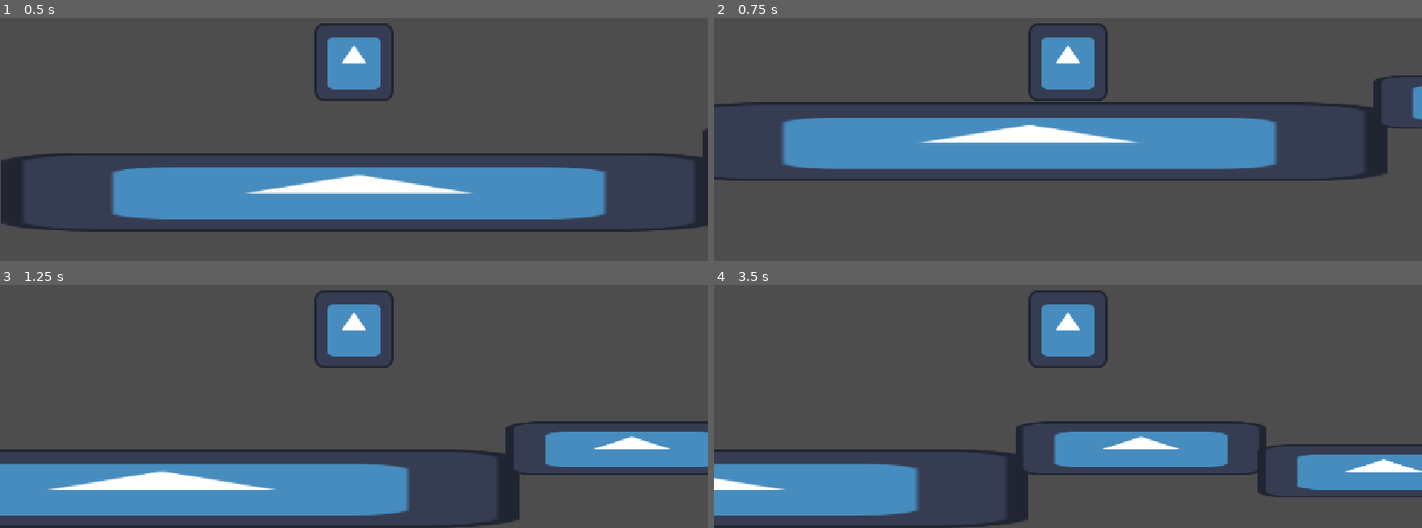
Above: before the commit, frames 1-4 (two rows, left to right).
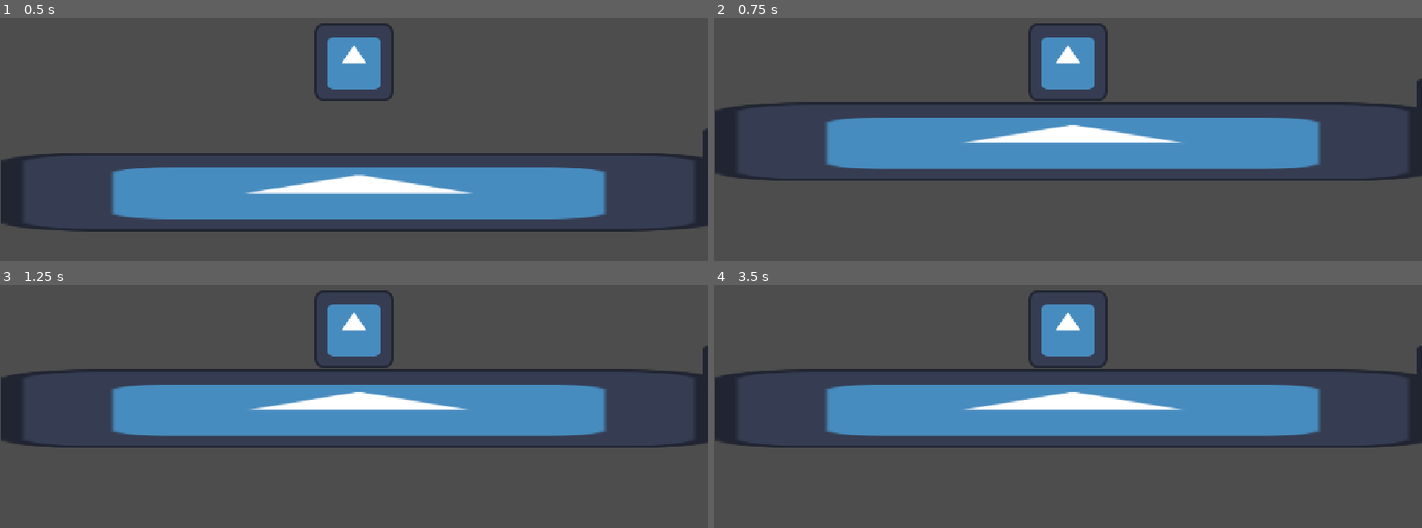
Above: after the commit, the same moments.

Repository: lucassillitoe/Steel_Jam_4_repo
Game: Godot game, scene res://Scenes/world.tscn
Same seed, same stepped clock (60 frames per second), same inputs: the game is played once before the commit and once after it. The engine's default icon, where the game draws it, is replaced by a stand-in: a white triangle on a blue panel in a dark square.
Inputs:
- Up to frame 1 (0.5 s): no input
- Up to frame 2 (0.75 s): tap Enter (ui_accept) at 0.5, 0.6 s; hold D (Right) from 0.53 s (still down)
- Up to frame 3 (1.25 s): keep holding D (Right); tap W (Jump) at 0.77, 0.8, 1.07 s
- Up to frame 4 (3.5 s): tap W (Jump) at 1.35, 1.52, 1.82, 2.3, 3.02, 3.32 s; tap Enter (ui_accept) at 1.55, 2.1, 2.85 s; release D (Right) at 2.03 s; hold A (Left) 2.03-2.78 s; hold D (Right) from 2.78 s (still down)

Frame 1 is identical in both runs. In frame 2, 6.8% of the frame differs, in the area x 0-100%, y 23-67%; in frame 3, 37%, in the area x 0-100%, y 25-100%; in frame 4, 33%.
Error after the commit: Invalid access of index '32' on a base object of type: 'Array'. (res://Scripts/ArrayInputGathering.gd:52)

Commit message:
Fixed errors in scene files + changed array input gathering

Diff:
--- a/steel-jam-4/Scenes/Player.tscn
+++ b/steel-jam-4/Scenes/Player.tscn
@@ -1,7 +1,6 @@
 [gd_scene format=3 uid="uid://8n0qk2i80rta"]
 
-[ext_resource type="Script" uid="uid://uuhsu0xhuyso" path="res://Scripts/PlayerMovement.gd" id="1_kpjcp"]
-
+[ext_resource type="Script" path="res://Scripts/PlayerMovement.gd" id="1_kpjcp"]
 [ext_resource type="Texture2D" uid="uid://bstjl6eg77tw5" path="res://Assets/Icons/icon.svg" id="2_kne1u"]
 
 [sub_resource type="SpriteFrames" id="SpriteFrames_e80uo"]
--- a/steel-jam-4/Scenes/world.tscn
+++ b/steel-jam-4/Scenes/world.tscn
@@ -3,12 +3,9 @@
 [ext_resource type="Script" uid="uid://w61ke2cfyl54" path="res://Scripts/world.gd" id="1_5a7ea"]
 [ext_resource type="Texture2D" uid="uid://bstjl6eg77tw5" path="res://Assets/Icons/icon.svg" id="1_go701"]
 [ext_resource type="PackedScene" uid="uid://8n0qk2i80rta" path="res://Scenes/Player.tscn" id="2_5a7ea"]
-
 [ext_resource type="PackedScene" uid="uid://0hfb7pye7juf" path="res://Scenes/level_1.tscn" id="2_fo5ed"]
-[ext_resource type="Script" uid="uid://ckq88tnckmoqw" path="res://Scripts/PlayerInputBasic.gd" id="3_5a7ea"]
 [ext_resource type="PackedScene" uid="uid://b5txh8gsi65ks" path="res://Scenes/level_2.tscn" id="3_5ukr8"]
-[ext_resource type="Script" uid="uid://c73xu2265lhvm" path="res://Scripts/PlayerInputBasic.gd" id="3_5a7ea"]
-
+[ext_resource type="Script" uid="uid://d0dc3jpk27em8" path="res://Scripts/ArrayInputGathering.gd" id="6_5ukr8"]
 
 [sub_resource type="RectangleShape2D" id="RectangleShape2D_t07qy"]
 size = Vector2(1167, 129)
@@ -32,5 +29,4 @@
 [node name="Player" parent="." unique_id=1786778758 instance=ExtResource("2_5a7ea")]
 
 [node name="Player input" type="Node" parent="." unique_id=1558028905]
-
-script = ExtResource("3_5a7ea")
+script = ExtResource("6_5ukr8")
--- a/steel-jam-4/Scripts/ArrayInputGathering.gd
+++ b/steel-jam-4/Scripts/ArrayInputGathering.gd
@@ -1,42 +1,72 @@
 extends Node
+
+#The current state of input
+enum state {INPUTTING, PLAYING_BACK}
+var currentState := state.INPUTTING
+
+#All the available inputs
+enum inputs {JUMP, LEFT, RIGHT}
 
 #variable for the list of inputs
 var inputContainer = []
 
-#variable for the count for itterating through the list
-var count = 0
+#variable for the count for itterating through the list when playing back
+var playbackIndex = 0
 
-#sub in for the player in the scene
-@onready var player : CharacterBody2D
+#Reference to the player
+@onready var player =  $"../Player"
 
 #calls every frame
 func _process(delta: float) -> void:
-	#reads keyboard input and appends to the array
-	if Input.is_action_just_pressed("ui_accept"):
-		inputContainer.append("ui_accept")
-	elif Input.is_action_just_pressed("ui_right"):
-		inputContainer.append("ui_right")
-	elif Input.is_action_just_pressed("enter"):
-		inputContainer.append("enter")
-	print(inputContainer)
+	if currentState == state.INPUTTING:
+		#reads keyboard input and appends to the array
 
-	#check is array contains elements
-	if not inputContainer.is_empty():
-		#runs only if enter has been pressed
-		if inputContainer.back() == "enter":
-			#is the player not moving/ action has been completed
-			if player.velocity.y <= 0.05 and player.velocity.x <= 0.05 and velocity.y >= -0.05:
-				#inputs for left, right, jump, etc
-				#when adding in an action add one to count each time
-				if inputContainer[count] == "ui_accept":
+		#Movement input for this frame
+		var inputsThisFrame = []
 
-					count += 1
-				elif inputContainer[count] == "ui_right":
+		if Input.is_action_just_pressed("Jump"):
+			inputsThisFrame.append(inputs.JUMP)
+		if Input.is_action_pressed("Left"):
+			inputsThisFrame.append(inputs.LEFT)
+		if Input.is_action_pressed("Right"):
+			inputsThisFrame.append(inputs.RIGHT)
 
-					count += 1
-				#enter is for the end of the array
-				elif inputContainer[count] == "enter":
-					#clears the array to start again
-					inputContainer.clear()
-					#resets count for itteration
-					count = 0
+		inputContainer.append(inputsThisFrame)
+
+
+		#Finish movement sequence and play it
+		if Input.is_action_just_pressed("Enter playback"):
+			currentState = state.PLAYING_BACK
+			playbackIndex = 0
+
+		#print(inputContainer)
+
+
+	#When playing back inputs
+	if currentState == state.PLAYING_BACK:
+		#check is array contains elements
+		if not inputContainer.is_empty():
+			#print("Playing back", playbackIndex, "/", len(inputContainer))
+
+			#Executes the input
+			var inputsThisTick = inputContainer[playbackIndex]
+
+			if inputs.JUMP in inputsThisTick:
+				player.Jump()
+
+			var horizontalInputSum := 0
+			if inputs.LEFT in inputsThisTick:
+				horizontalInputSum -= 1
+			if inputs.RIGHT in inputsThisTick:
+				horizontalInputSum += 1
+
+			player.MoveHorizontal(horizontalInputSum, delta)
+
+
+			#When it reaches the end
+			if playbackIndex >= len(inputContainer):
+				currentState = state.INPUTTING
+				inputContainer.clear()
+
+			#Increments the current step
+			playbackIndex += 1
--- a/steel-jam-4/Scripts/PlayerInputBasic.gd
+++ b/steel-jam-4/Scripts/PlayerInputBasic.gd
@@ -1,5 +1,6 @@
 extends Node
 
+#Reference to the player
 @onready var player =  $"../Player"
 
 
--- a/steel-jam-4/Scripts/PlayerMovement.gd
+++ b/steel-jam-4/Scripts/PlayerMovement.gd
@@ -1,6 +1,6 @@
 extends CharacterBody2D
 
-
+#Parameters for player movement
 const SPEED = 500.0
 
 const ACCLERATION = 5000.0
--- a/steel-jam-4/project.godot
+++ b/steel-jam-4/project.godot
@@ -41,6 +41,11 @@
 , Object(InputEventKey,"resource_local_to_scene":false,"resource_name":"","device":-1,"window_id":0,"alt_pressed":false …(182 unchanged characters)…
 ]
 }
+"Enter playback"={
+"deadzone": 0.2,
+"events": [Object(InputEventKey,"resource_local_to_scene":false,"resource_name":"","device":-1,"window_id":0,"alt_pressed":false,"shift_pressed":false,"ctrl_pressed":false,"meta_pressed":false,"pressed":false,"keycode":0,"physical_keycode":4194309,"key_label":0,"unicode":0,"location":0,"echo":false,"script":null)
+]
+}
 
 [physics]
 
